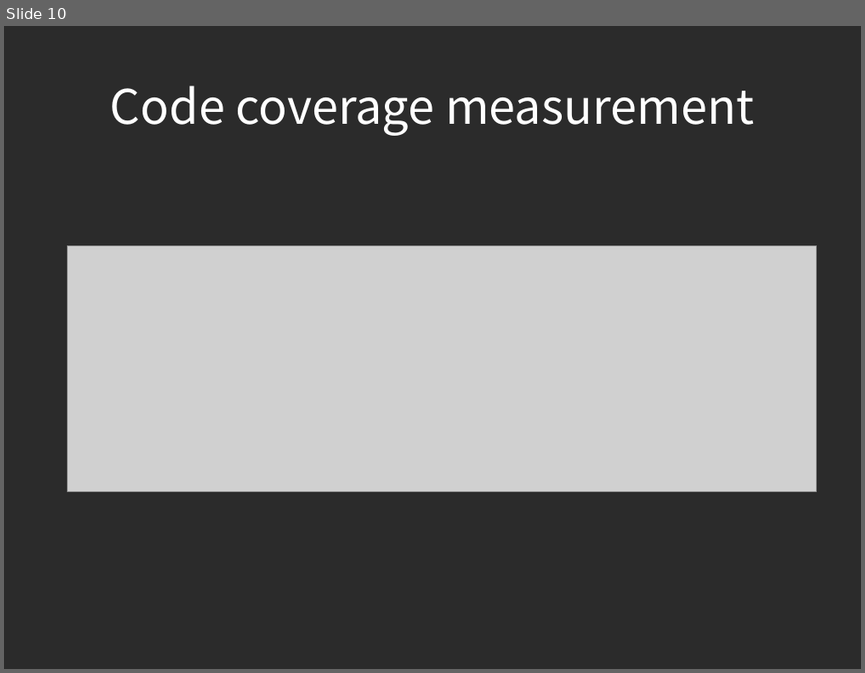
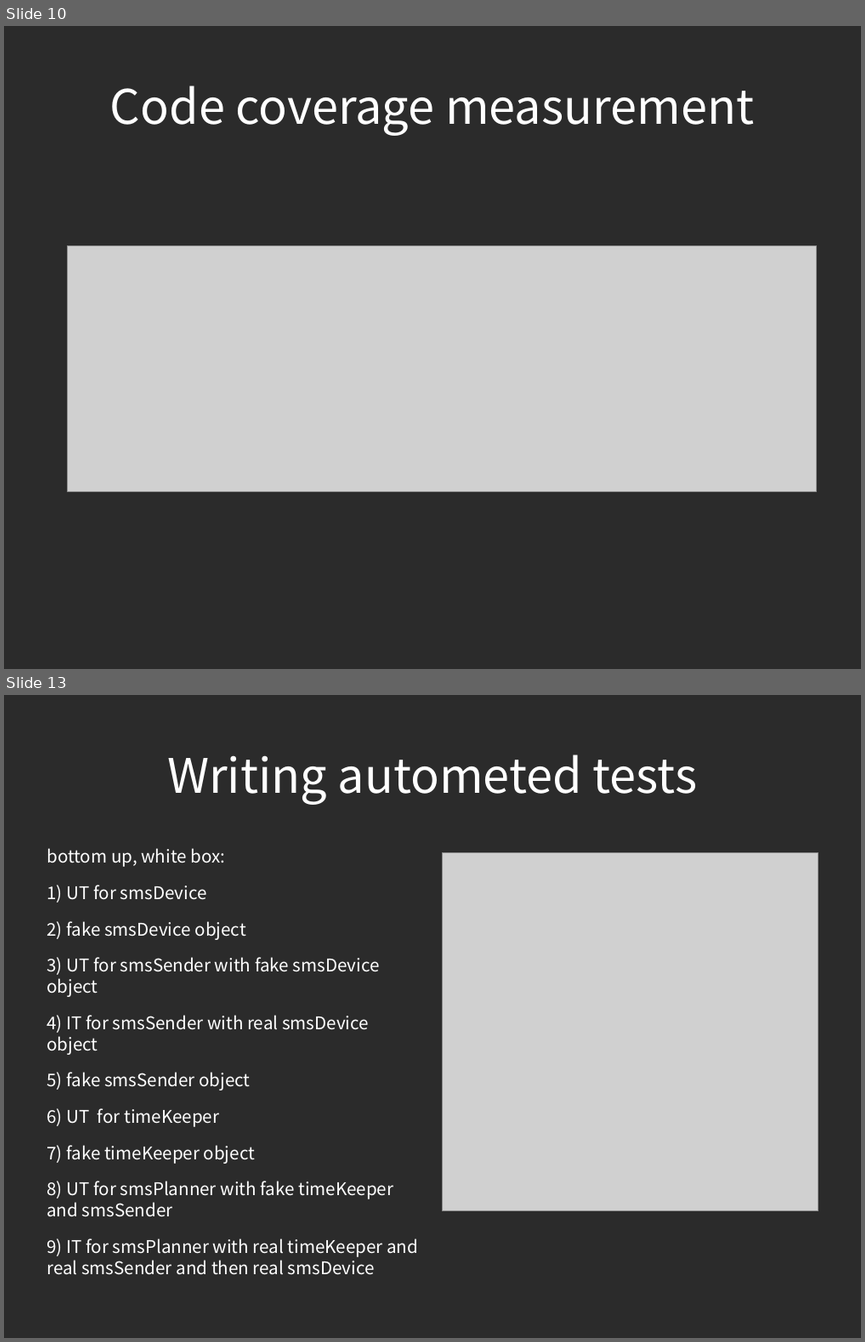
Before and after one commit to piotrek24061988/AutomaticTesting, a slide deck: module1/doc/AutomatedTesting.odp. Shown one above the other, each under a label of ours: slide 10 before the commit, slides 10 and 13 after it; the slides between them are not shown. The pictures are 865x673 and 865x1342 pixels, drawn with LibreOffice and Linux fonts; fonts in the diff are those of the drawing; grey boxes stand for pictures; background and template pictures are left out; a plain dark background stands for a picture behind light text. Boxes give left, top, right and bottom in pixels: in the first picture for what was removed or moved away, otherwise in the second. Text is boxed around its words. In the diff, an @@ line names an element or a change of style, - is before the commit and + after.

```diff
--- a/module1/doc/AutomatedTesting.odp
+++ b/module1/doc/AutomatedTesting.odp
@@ slide 13 added at (4, 695, 861, 1338), background picture (left out) @@
@@ title added at (167, 755, 698, 805), 44 pt, text #FFFFFF @@
+Writing autometed tests
@@ text added at (46, 848, 418, 1275), 16.2 pt, text #FFFFFF @@
+bottom up, white box:
+1) UT for smsDevice
+2) fake smsDevice object
+3) UT for smsSender with fake smsDevice object
+4) IT for smsSender with real smsDevice object
+5) fake smsSender object
+6) UT for timeKeeper
+7) fake timeKeeper object
+8) UT for smsPlanner with fake timeKeeper and smsSender
+9) IT for smsPlanner with real timeKeeper and real smsSender and then real smsDevice
@@ picture added at (442, 853, 818, 1210) @@
```
Also in this commit, not shown: 4 slides changed, 1 other slide added.
